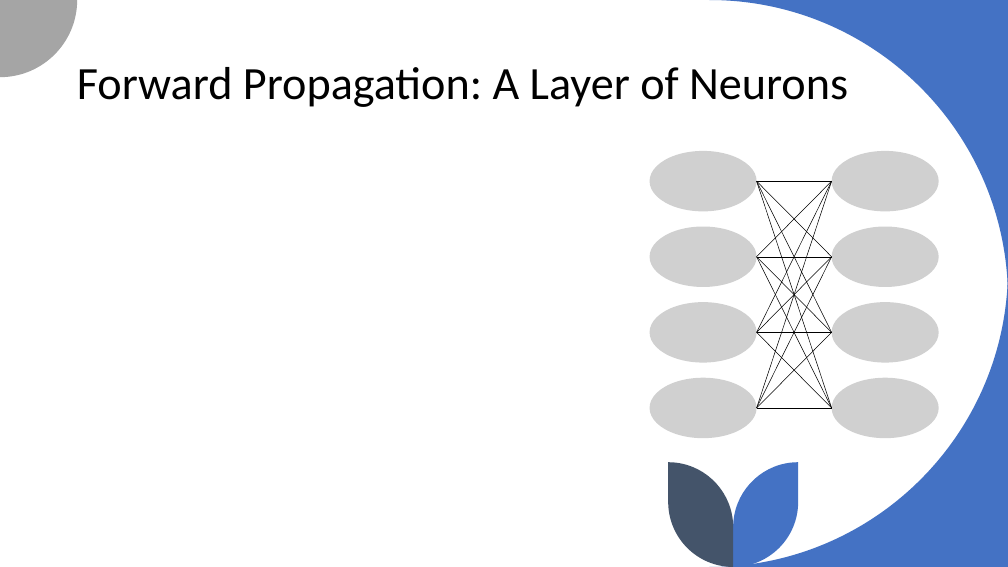
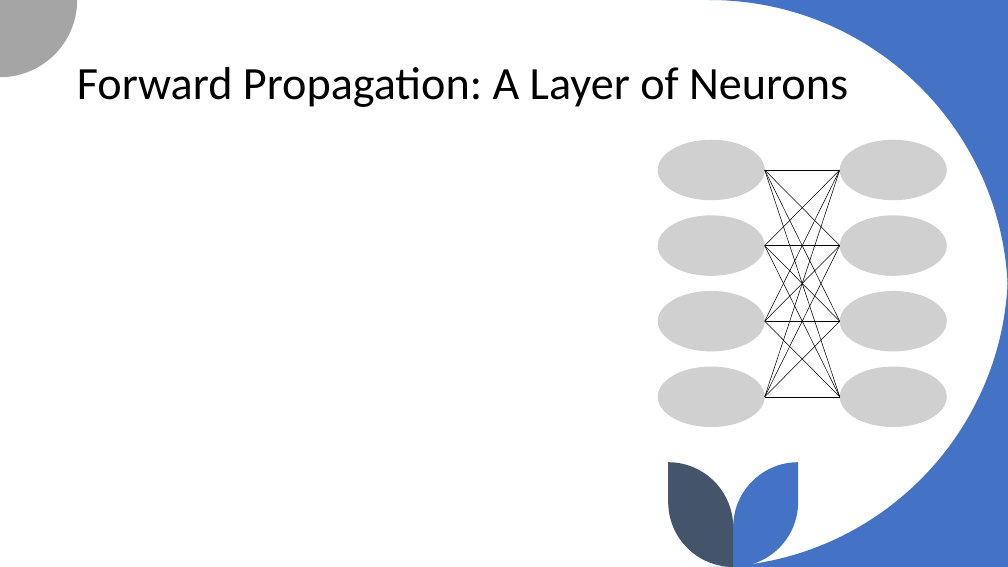
Before and after one commit to Hawmex/deep_learning_content, a slide deck: slide 12 of dnn/presentation/presentation_part1.pptx. Drawn at 1008x567 pixels with LibreOffice and Linux fonts; fonts in the diff are those of the drawing; grey boxes stand for pictures. Boxes give left, top, right and bottom in pixels: in the first picture for what was removed or moved away, otherwise in the second. Text is boxed around its words. In the diff, an @@ line names an element or a change of style, - is before the commit and + after.

```diff
--- a/dnn/presentation/presentation_part1.pptx
+++ b/dnn/presentation/presentation_part1.pptx
@@ 16 lines, 8 pictures: place and size @@
-16 lines, 8 pictures at (650, 151, 939, 439)
+16 lines, 8 pictures at (658, 140, 948, 427)
```
Also in this commit, not shown: 1 other slide changed, 5 other files.
